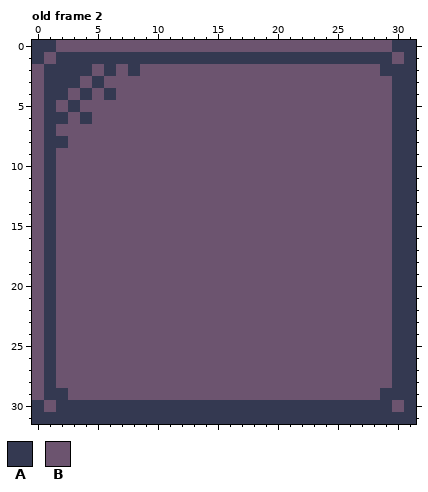
One commit to this pixel-art file: Assets/Images/Tile/Cell.aseprite. The picture above is the old version.
32x32 pixels, 2 frames. Shown: old frame 2. The commit also changed other frames, which this record leaves out.
Palette (. is transparent): A #343951  B #6c546f
Pixels before, old frame 2, first column x 0:
 0 AABBBBBBBBBBBBBBBBBBBBBBBBBBBBAA
 1 ABAAAAAAAAAAAAAAAAAAAAAAAAAAAABA
 2 BAAAABABABBBBBBBBBBBBBBBBBBBBAAA
 3 BAAABABBBBBBBBBBBBBBBBBBBBBBBBAA
 4 BAABABABBBBBBBBBBBBBBBBBBBBBBBAA
 5 BABABBBBBBBBBBBBBBBBBBBBBBBBBBAA
 6 BAABABBBBBBBBBBBBBBBBBBBBBBBBBAA
 7 BABBBBBBBBBBBBBBBBBBBBBBBBBBBBAA
 8 BAABBBBBBBBBBBBBBBBBBBBBBBBBBBAA
 9 BABBBBBBBBBBBBBBBBBBBBBBBBBBBBAA
10 BABBBBBBBBBBBBBBBBBBBBBBBBBBBBAA
11 BABBBBBBBBBBBBBBBBBBBBBBBBBBBBAA
12 BABBBBBBBBBBBBBBBBBBBBBBBBBBBBAA
13 BABBBBBBBBBBBBBBBBBBBBBBBBBBBBAA
14 BABBBBBBBBBBBBBBBBBBBBBBBBBBBBAA
15 BABBBBBBBBBBBBBBBBBBBBBBBBBBBBAA
16 BABBBBBBBBBBBBBBBBBBBBBBBBBBBBAA
17 BABBBBBBBBBBBBBBBBBBBBBBBBBBBBAA
18 BABBBBBBBBBBBBBBBBBBBBBBBBBBBBAA
19 BABBBBBBBBBBBBBBBBBBBBBBBBBBBBAA
20 BABBBBBBBBBBBBBBBBBBBBBBBBBBBBAA
21 BABBBBBBBBBBBBBBBBBBBBBBBBBBBBAA
22 BABBBBBBBBBBBBBBBBBBBBBBBBBBBBAA
23 BABBBBBBBBBBBBBBBBBBBBBBBBBBBBAA
24 BABBBBBBBBBBBBBBBBBBBBBBBBBBBBAA
25 BABBBBBBBBBBBBBBBBBBBBBBBBBBBBAA
26 BABBBBBBBBBBBBBBBBBBBBBBBBBBBBAA
27 BABBBBBBBBBBBBBBBBBBBBBBBBBBBBAA
28 BABBBBBBBBBBBBBBBBBBBBBBBBBBBBAA
29 BAABBBBBBBBBBBBBBBBBBBBBBBBBBAAA
30 ABAAAAAAAAAAAAAAAAAAAAAAAAAAAABA
31 AAAAAAAAAAAAAAAAAAAAAAAAAAAAAAAA
The same view after the edit:
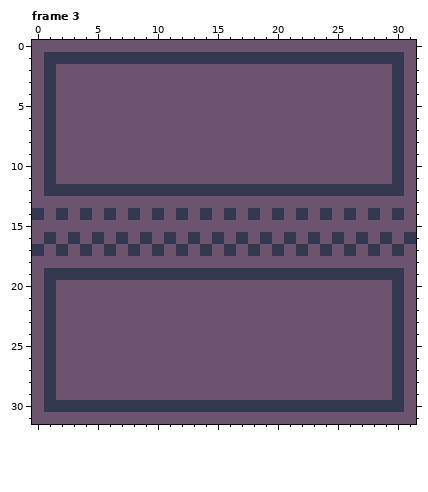
A new or re-ordered frame is compared with the old frame closest to it.
Changes in this commit:
frames 2 -> 3
Frame 3 is new; against old frame 2:
The edit turns colour B into colour A in row 1 at x 1 and 30; in row 12 at x 2 to 29; in row 14 at x 0, 2, 4, 6, 8, 10, 12, 14, 16, 18, 20, 22, 24, 26 and 28; in row 16 at x 3, 5, 7, 9, 11, 13, 15, 17, 19, 21, 23, 25, 27 and 29; in row 17 at x 0, 2, 4, 6, 8, 10, 12, 14, 16, 18, 20, 22, 24, 26 and 28; in row 19 at x 2 to 29.
The edit turns colour B into colour A in row 30 at x 1 and 30.
The edit turns colour A into colour B in row 0 at x 0 to 1 and 30 to 31; in row 1 at x 0 and 31; in row 2 at x 2 to 4, 6, 8, 29 and 31; in row 3 at x 2 to 3, 5 and 31; in row 4 at x 2, 4, 6 and 31; in row 5 at x 3 and 31.
The edit turns colour A into colour B in row 6 at x 2, 4 and 31; in row 7 at x 31; in row 8 at x 2 and 31; in rows 9 to 12 at x 31; in row 13 at x 1 and 30 to 31; in row 14 at x 1 and 31.
The edit turns colour A into colour B in row 15 at x 1 and 30 to 31; in row 16 at x 30; in row 17 at x 1 and 31; in row 18 at x 1 and 30 to 31; in rows 19 to 28 at x 31; in row 29 at x 2, 29 and 31.
The edit turns colour A into colour B in row 30 at x 0 and 31; in row 31 at x 0 to 31.
Boxes around the changes in both pictures, in picture pixels (x1, y1, x2, y2):
changed: (32, 40, 416, 424)
